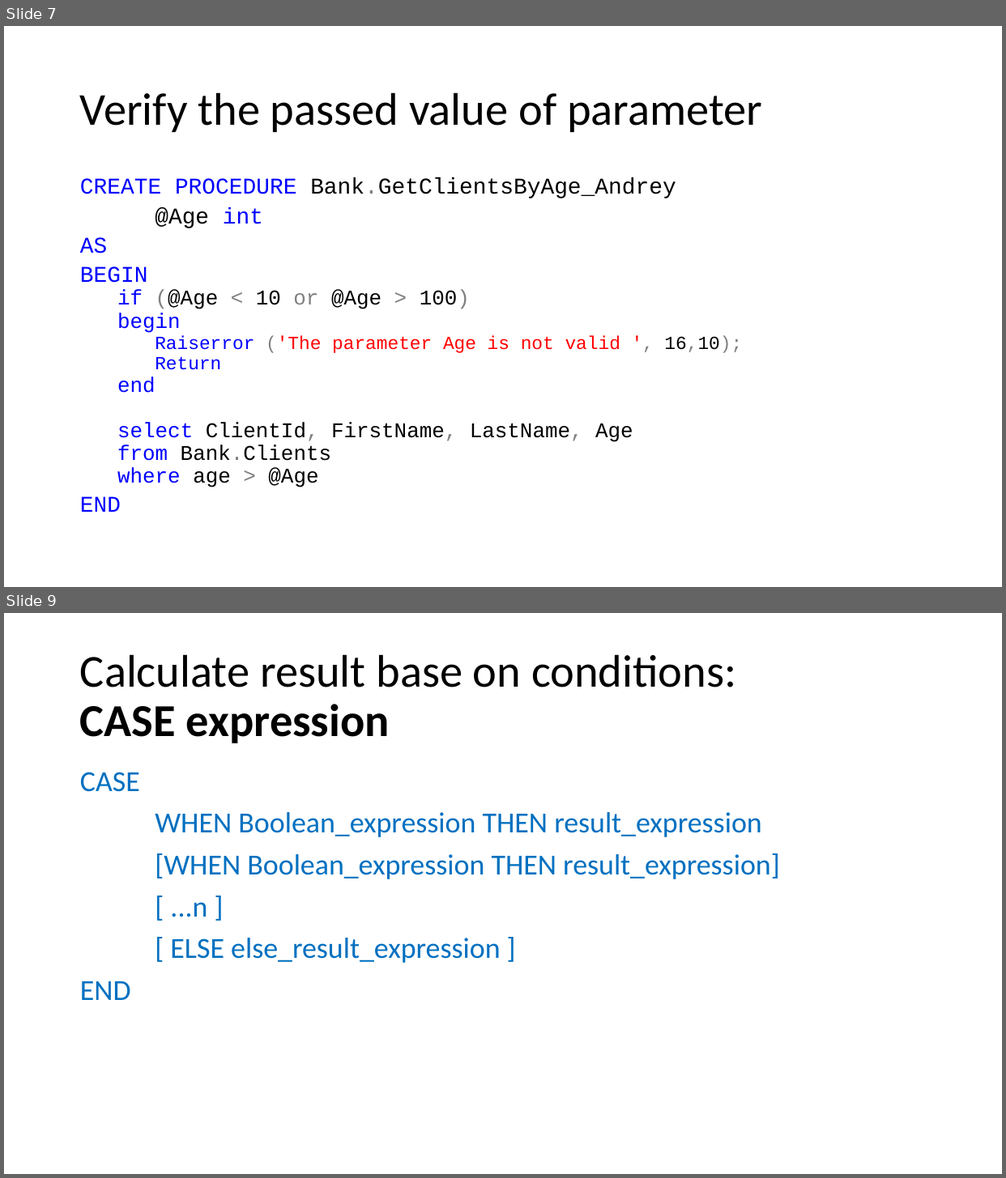
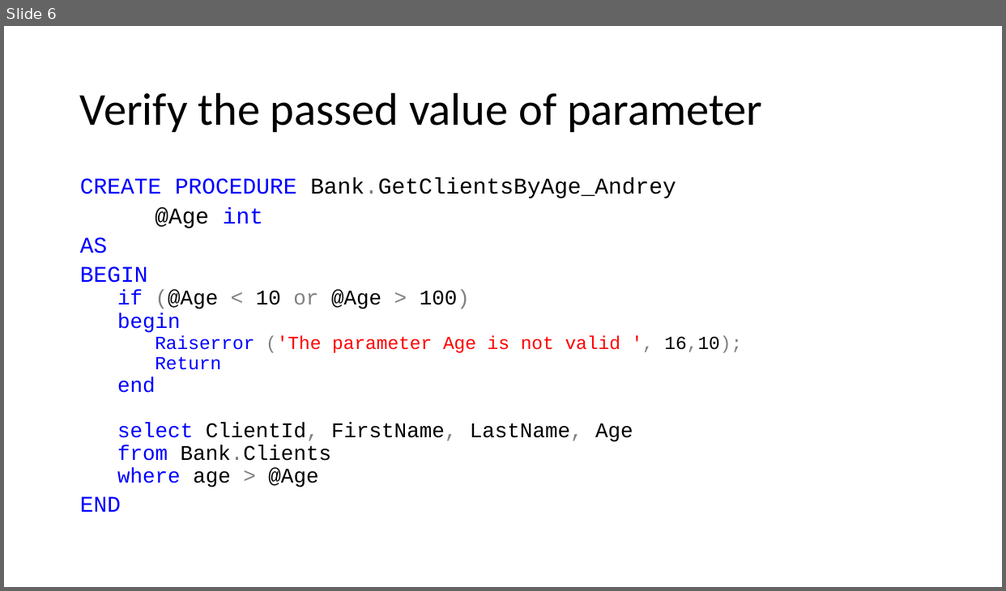
Before and after one commit to Andriisu/DatabaseLessons, a slide deck: Lesson3/StoredProcedures.pptx. Shown one above the other, each under a label of ours: slides 7 and 9 before the commit, slide 6 after it; the slides between them are not shown. The pictures are 1006x1178 and 1006x591 pixels, drawn with LibreOffice and Linux fonts; fonts in the diff are those of the drawing. Boxes give left, top, right and bottom in pixels: in the first picture for what was removed or moved away, otherwise in the second. Text is boxed around its words. In the diff, an @@ line names an element or a change of style, - is before the commit and + after.

```diff
--- a/Lesson3/StoredProcedures.pptx
+++ b/Lesson3/StoredProcedures.pptx
@@ slide 9 removed at <box>4,613,1002,1174</box>, background #FFFFFF @@
@@ title removed at <box>80,654,736,743</box> @@
-Calculate result base on conditions:
-CASE expression
@@ text removed at <box>80,772,780,1000</box> @@
-CASE
-WHEN Boolean_expression THEN result_expression
-[WHEN Boolean_expression THEN result_expression]
-[ ...n ]
-[ ELSE else_result_expression ]
-END
@@ what was slide 7 is now slide 6 @@
```
Also in this commit, not shown: 3 other slides removed, 2 other files.
